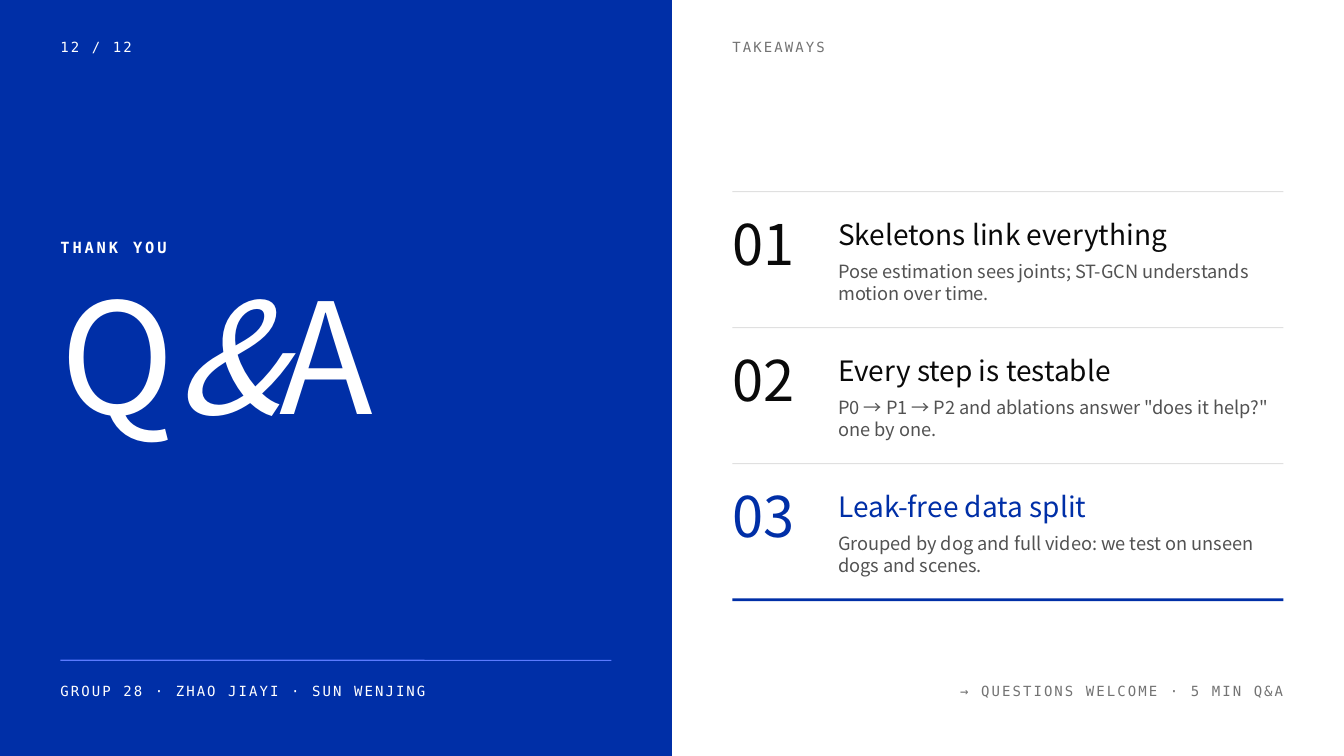
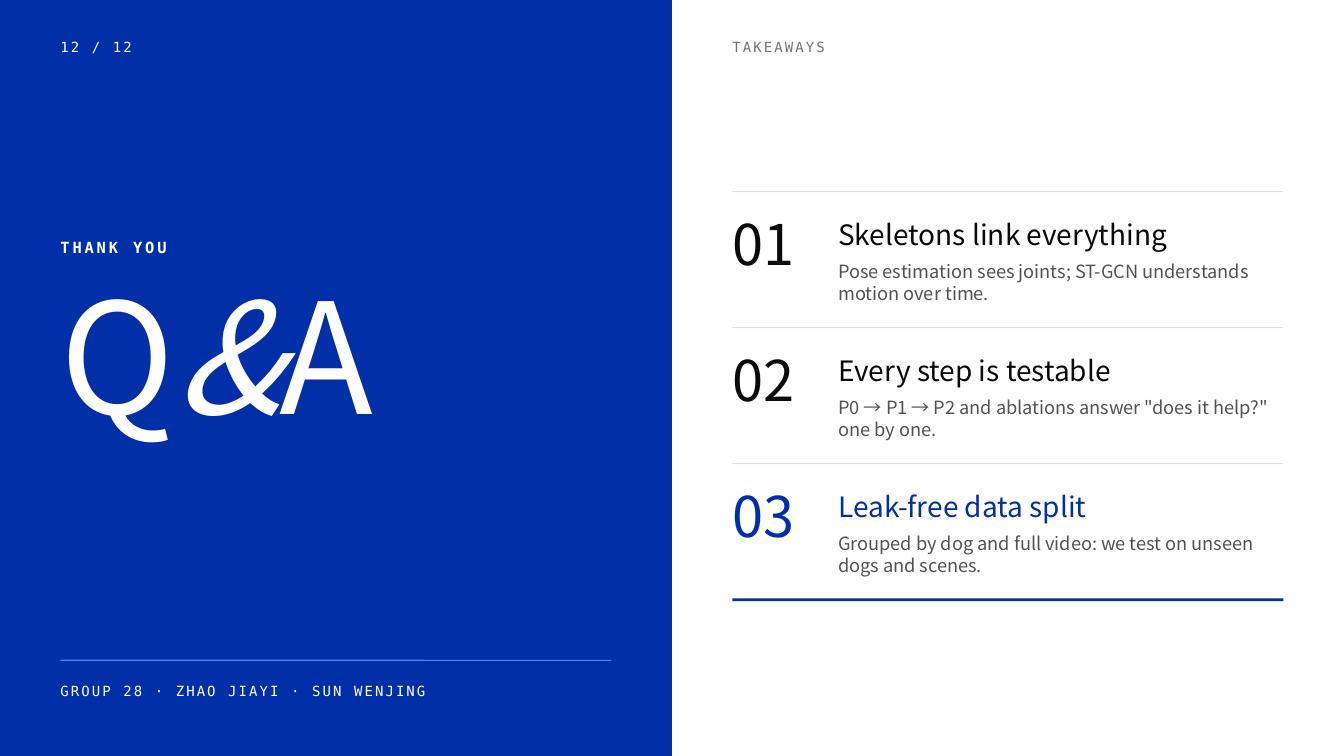
Before and after one commit to ZHAO-1221/PRS, a slide deck: slide 12 of presentation/Group 28.pptx. Drawn at 1344x756 pixels with LibreOffice and Linux fonts; fonts in the diff are those of the drawing. Boxes give left, top, right and bottom in pixels: in the first picture for what was removed or moved away, otherwise in the second. Text is boxed around its words. In the diff, an @@ line names an element or a change of style, - is before the commit and + after.

```diff
--- a/presentation/Group 28.pptx
+++ b/presentation/Group 28.pptx
@@ text removed at [981, 685, 1283, 698] @@
-→ QUESTIONS WELCOME · 5 MIN Q&A
```
Also in this commit, not shown: 9 other slides changed, 1 other file.
